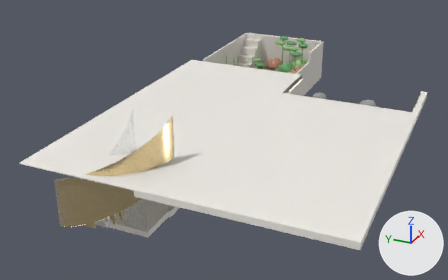
An edit to the glTF model models/raw/B1.glb, drawn before and after from the same camera.
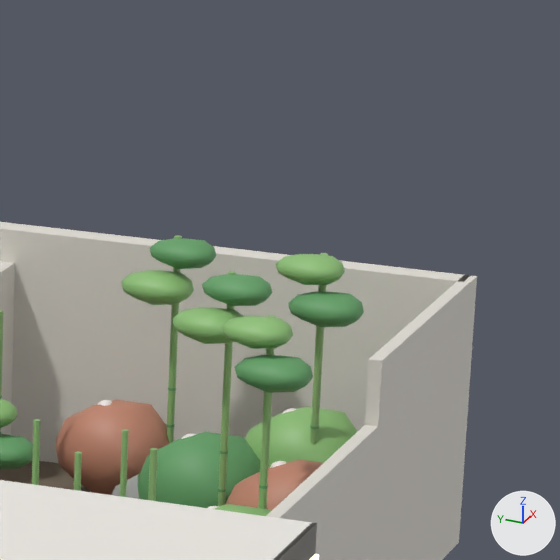
Each version appears first whole from a 50 mm camera at (-10.26, -7.16, 5.76) aimed at (3.54, -0.95, -1.14), and next in a close-up on the part from 58% to 75% of the width and 1% to 28% of the height. Every picture has the same lights, and +X, +Y and +Z are marked at lower right. The first two pictures are the older version. Vertices at exactly the same position are counted once.

Objects in the first close-up: 'B1_Ceiling_MainSlab_Cap_NE', 'B1_Garden_BackWallLow', 'B1_Garden_BambooLeafA_10', 'B1_Garden_BambooLeafA_11', 'B1_Garden_BambooLeafA_12', 'B1_Garden_BambooLeafA_13', 'B1_Garden_BambooLeafB_13', 'B1_Garden_Bamboo_13', 'B1_Garden_Shrub_10', 'B1_Garden_Shrub_11', 'B1_Garden_Shrub_8', 'B1_Garden_Shrub_9', 'B1_Garden_SideWallS', 'B1_Garden_SideWallS_Ext' and 22 more.
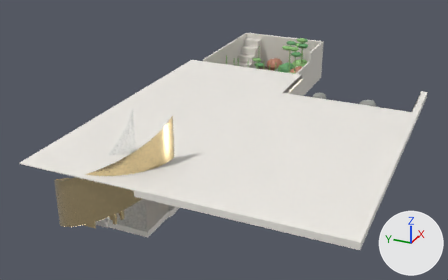
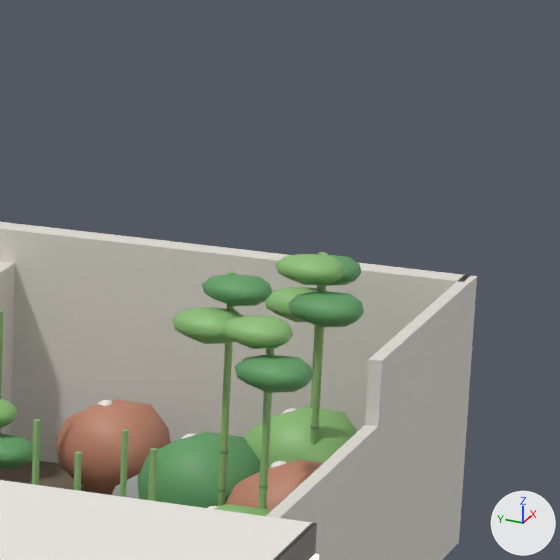
Edits to the scene script, one JSON object a line:
```json
{"block": "me_b1_garden_bamboo_13", "where": "# used by ob_b1_garden_bamboo_13; location = (0.0, 0.0, 0.0)"}
{"op": "remove", "block": "me_b1_garden_bamboo_13", "code": "me_b1_garden_bamboo_13.from_pydata(...)  # 20 vertices, 36 faces; spans x 9.663..9.697, y -0.436..-0.404, z -1.17..0.14"}
{"op": "add", "block": "me_b1_garden_bamboo_13", "code": "me_b1_garden_bamboo_13.from_pydata(...)  # 20 vertices, 36 faces; spans x 9.663..9.697, y -1.136..-1.104, z -1.17..0.14"}
{"block": "me_b1_garden_bamboo_13", "change": "me_b1_garden_bamboo_13 part 1: the whole mesh is moved by (0.0, -0.7, 0.0)"}
{"block": "me_b1_garden_bambooleafa_13", "where": "# used by ob_b1_garden_bambooleafa_13; location = (0.0, 0.0, 0.0)"}
{"op": "remove", "block": "me_b1_garden_bambooleafa_13", "code": "me_b1_garden_bambooleafa_13.from_pydata(...)  # 42 vertices, 80 faces; spans x 9.439..9.732, y -0.539..-0.179, z -0.155..-0.005"}
{"op": "add", "block": "me_b1_garden_bambooleafa_13", "code": "me_b1_garden_bambooleafa_13.from_pydata(...)  # 42 vertices, 80 faces; spans x 9.439..9.732, y -1.239..-0.879, z -0.155..-0.005"}
{"block": "me_b1_garden_bambooleafa_13", "change": "me_b1_garden_bambooleafa_13 part 2: the whole mesh is moved by (0.0, -0.7, 0.0)"}
{"block": "me_b1_garden_bambooleafb_13", "where": "# used by ob_b1_garden_bambooleafb_13; location = (0.0, 0.0, 0.0)"}
{"op": "remove", "block": "me_b1_garden_bambooleafb_13", "code": "me_b1_garden_bambooleafb_13.from_pydata(...)  # 42 vertices, 80 faces; spans x 9.505..9.767, y -0.624..-0.294, z 0.015..0.145"}
{"op": "add", "block": "me_b1_garden_bambooleafb_13", "code": "me_b1_garden_bambooleafb_13.from_pydata(...)  # 42 vertices, 80 faces; spans x 9.505..9.767, y -1.324..-0.994, z 0.015..0.145"}
{"block": "me_b1_garden_bambooleafb_13", "change": "me_b1_garden_bambooleafb_13 part 3: the whole mesh is moved by (0.0, -0.7, 0.0)"}
```

Boxes [x1, y1, x2, y2] around the edits, measured in the close-ups (560 x 560 px):
```json
{"object": "B1_Garden_BambooLeafA_13", "change": "moved", "before": [121, 270, 194, 305], "after": [265, 287, 327, 322]}
{"object": "B1_Garden_BambooLeafB_13", "change": "moved", "before": [149, 238, 216, 269], "after": [326, 255, 362, 286]}
{"object": "B1_Garden_Bamboo_13", "change": "moved", "before": [167, 235, 182, 444], "after": [310, 252, 325, 406]}
```
